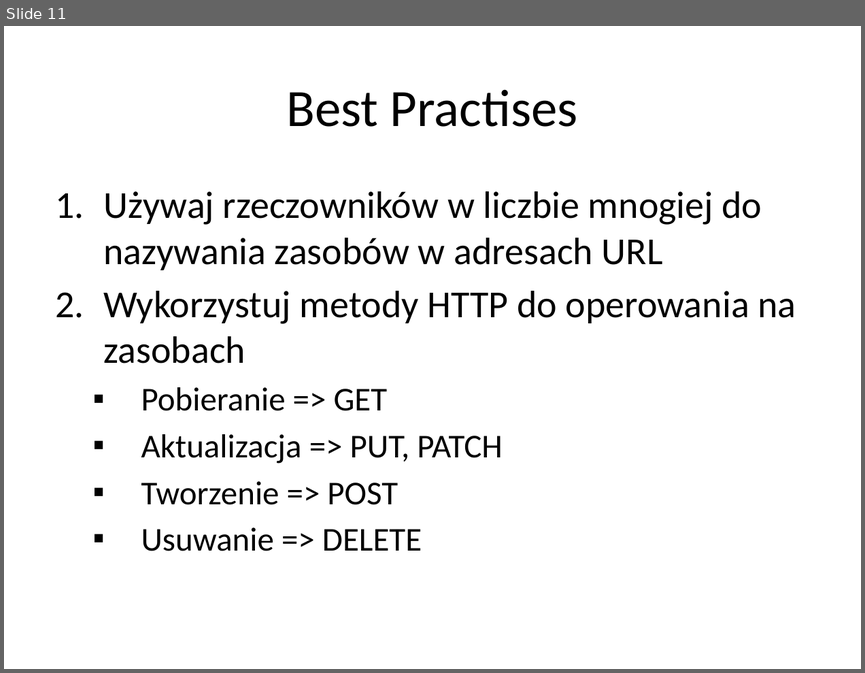
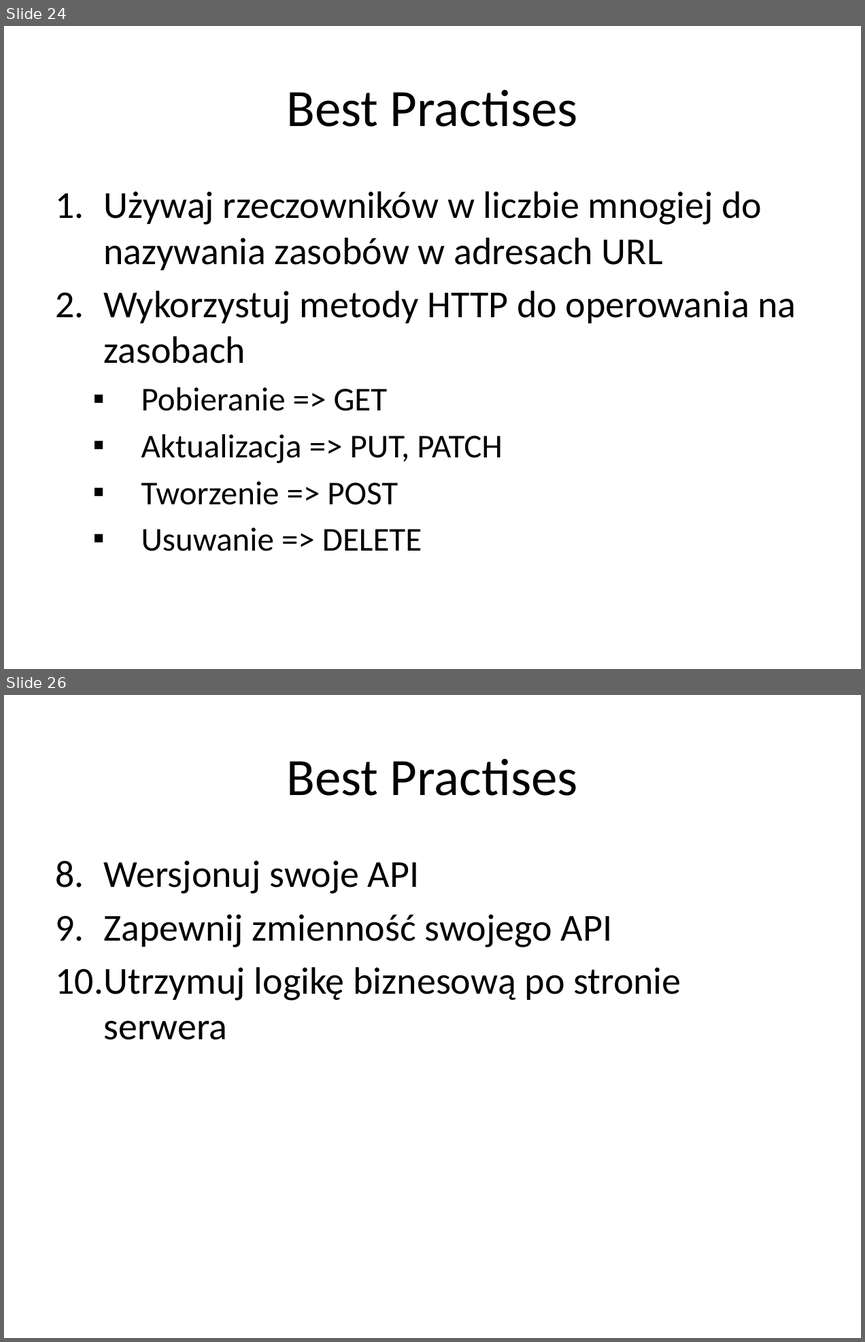
Before and after one commit to rybeek84/microservices-part1, a slide deck: monolit/documentation/microservices lectures/HTTP + REST.pptx. Shown one above the other, each under a label of ours: slide 11 before the commit, slides 24 and 26 after it; the slides between them are not shown. The pictures are 865x673 and 865x1342 pixels, drawn with LibreOffice and Linux fonts; fonts in the diff are those of the drawing. Boxes give left, top, right and bottom in pixels: in the first picture for what was removed or moved away, otherwise in the second. Text is boxed around its words. In the diff, an @@ line names an element or a change of style, - is before the commit and + after.

```diff
--- a/monolit/documentation/microservices lectures/HTTP + REST.pptx
+++ b/monolit/documentation/microservices lectures/HTTP + REST.pptx
@@ slide 26 added at (4,695,861,1338), background #FFFFFF @@
@@ title added at (287,758,578,796), 44 pt, text #000000 @@
+Best Practises
@@ text added at (56,860,681,1040), 32 pt, text #000000 @@
+8. Wersjonuj swoje API
+9. Zapewnij zmienność swojego API
+10. Utrzymuj logikę biznesową po stronie serwera
@@ what was slide 11 is now slide 24 @@
```
Also in this commit, not shown: 9 slides changed, 14 other slides added, 1 slide removed.
